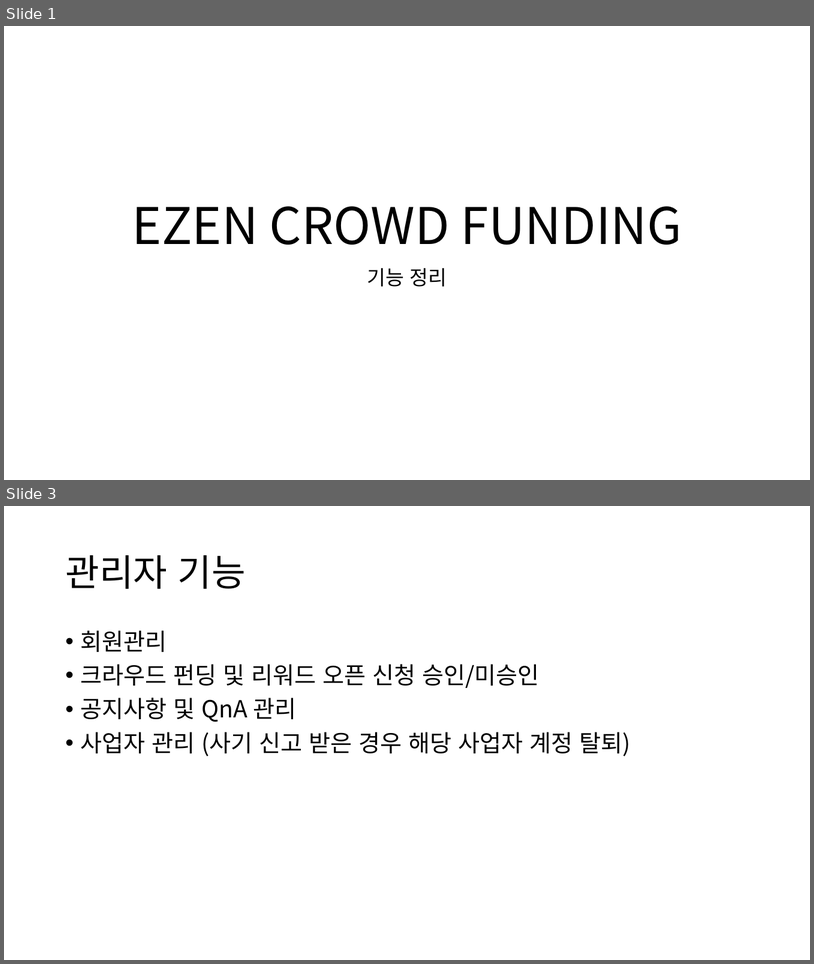
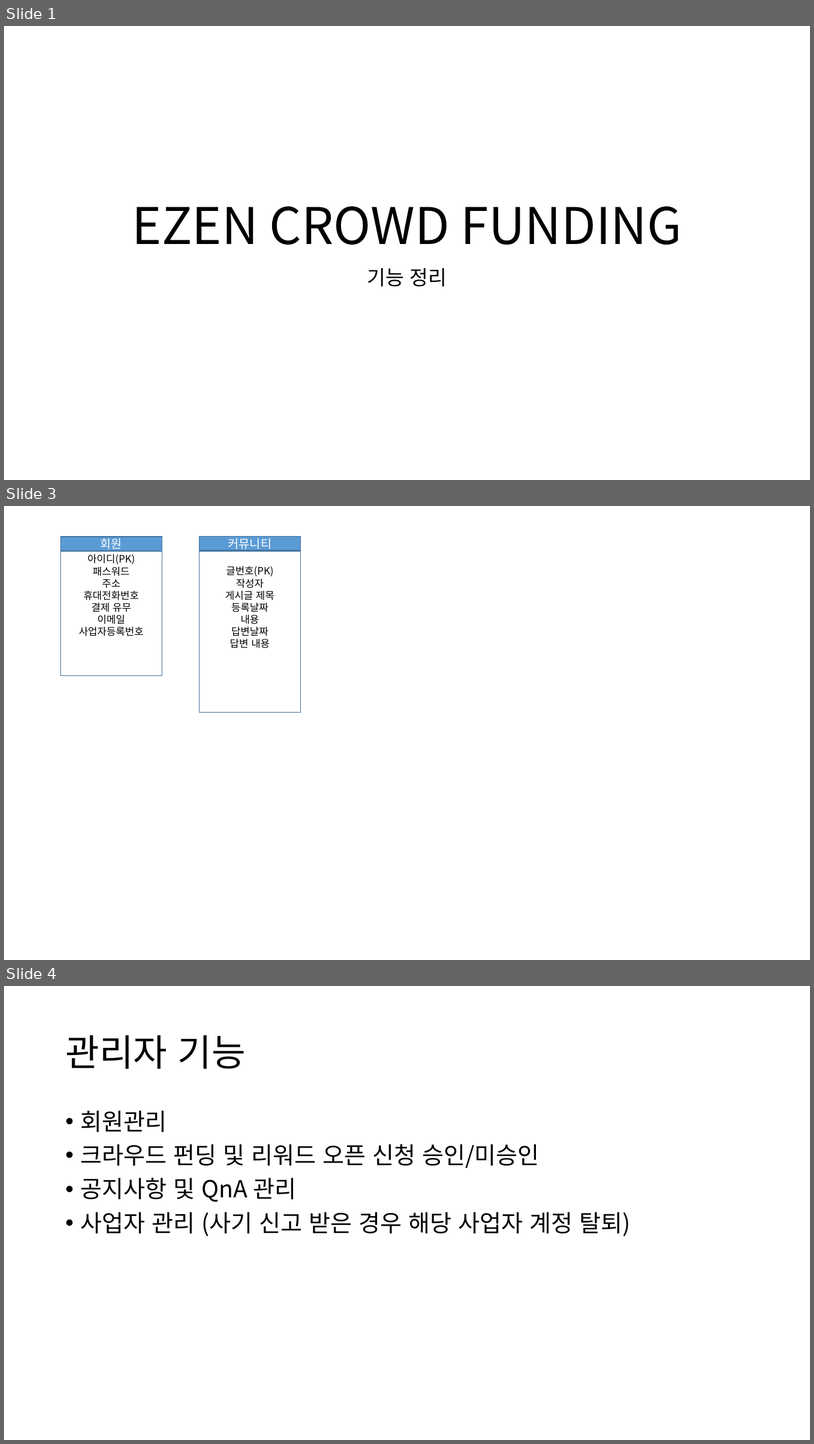
Before and after one commit to ezenteam2/EzenCrowdFunding, a slide deck: 기능 정리/project03 - 기능 정리 - 기범.pptx. Shown one above the other, each under a label of ours: slides 1 and 3 before the commit, slides 1, 3 and 4 after it; the slides between them are not shown. The pictures are 814x964 and 814x1444 pixels, drawn with LibreOffice and Linux fonts; fonts in the diff are those of the drawing. Boxes give left, top, right and bottom in pixels: in the first picture for what was removed or moved away, otherwise in the second. Text is boxed around its words. In the diff, an @@ line names an element or a change of style, - is before the commit and + after.

```diff
--- a/기능 정리/project03 - 기능 정리 - 기범.pptx
+++ b/기능 정리/project03 - 기능 정리 - 기범.pptx
@@ slide 3 added at (4,506,810,960), background #FFFFFF @@
@@ rectangle added at (61,536,162,550), fill #5B9BD5, outline #43739E 1 pt, 14 pt, text #FFFFFF @@
+회원
@@ rectangle added at (200,536,301,550), fill #5B9BD5, outline #43739E 1 pt, 14 pt, text #FFFFFF @@
+커뮤니티
@@ rectangle added at (61,552,162,675), outline #43739E 1 pt, 12 pt, text #000000 @@
+아이디(PK)
+패스워드
+주소
+휴대전화번호
+결제 유무
+이메일
+사업자등록번호
@@ rectangle added at (200,551,301,712), outline #43739E 1 pt, 12 pt, text #000000 @@
+글번호(PK)
+작성자
+게시글 제목
+등록날짜
+내용
+답변날짜
+답변 내용
@@ what was slide 3 is now slide 4 @@
```
Also in this commit, not shown: 1 slide changed.
